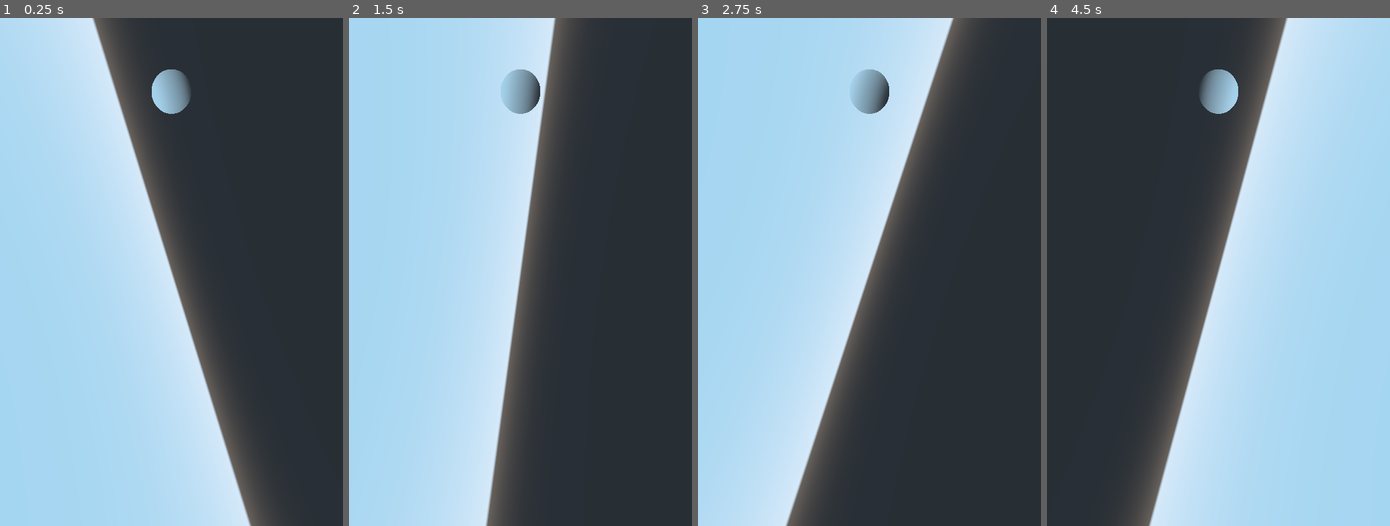
Above: before the commit, frames 1-4 (left to right).
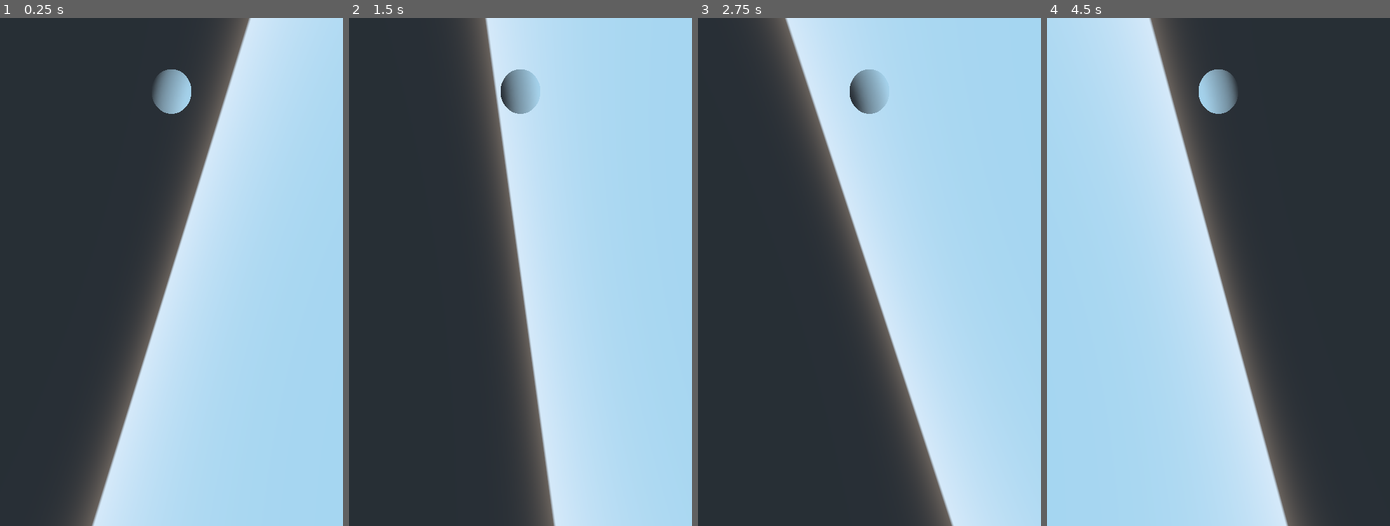
Above: after the commit, the same moments.

Repository: RifinTidHamar/820
Game: Godot game, scene res://Scenes/Game scene/Light, Player.tscn
Two runs of this game, one before a commit and one after it. Both use one fixed random seed, a clock stepped at 60 frames per second and the inputs below.
Inputs (mouse positions are in pixels of both pictures, inside the frame that each line leads up to):
- Up to frame 1 (0.25 s): no input
- Up to frame 2 (1.5 s): move the mouse to (595, 246) at 0.52 s; move the mouse to (451, 297) at 1.27 s
- Up to frame 3 (2.75 s): move the mouse to (903, 160) at 2.02 s
- Up to frame 4 (4.5 s): move the mouse to (1201, 373) at 2.77 s; move the mouse to (1321, 348) at 3.52 s; move the mouse to (1115, 195) at 4.27 s

The runs differ from the first frame. In frame 1, 86% of the frame differs, in the area x 0-100%, y 0-100%; in frame 2, 94%; in frame 3, 85%; in frame 4, 88%.

Commit message:
fixed inversion

Diff:
--- a/820Game/Scenes/Game scene/OriginLight.gd
+++ b/820Game/Scenes/Game scene/OriginLight.gd
@@ -2,4 +2,4 @@
 
 
 func _process(delta):
-	get_node("OriginLight").rotate_x((get_viewport().get_mouse_position().x - 500) / 4000);
+	get_node("OriginLight").rotate_x((get_viewport().get_mouse_position().x - 500) / -4000);
Not shown, changed: 820Game/export_presets.cfg
Not shown, added: 820Game/820.2inv.apk
